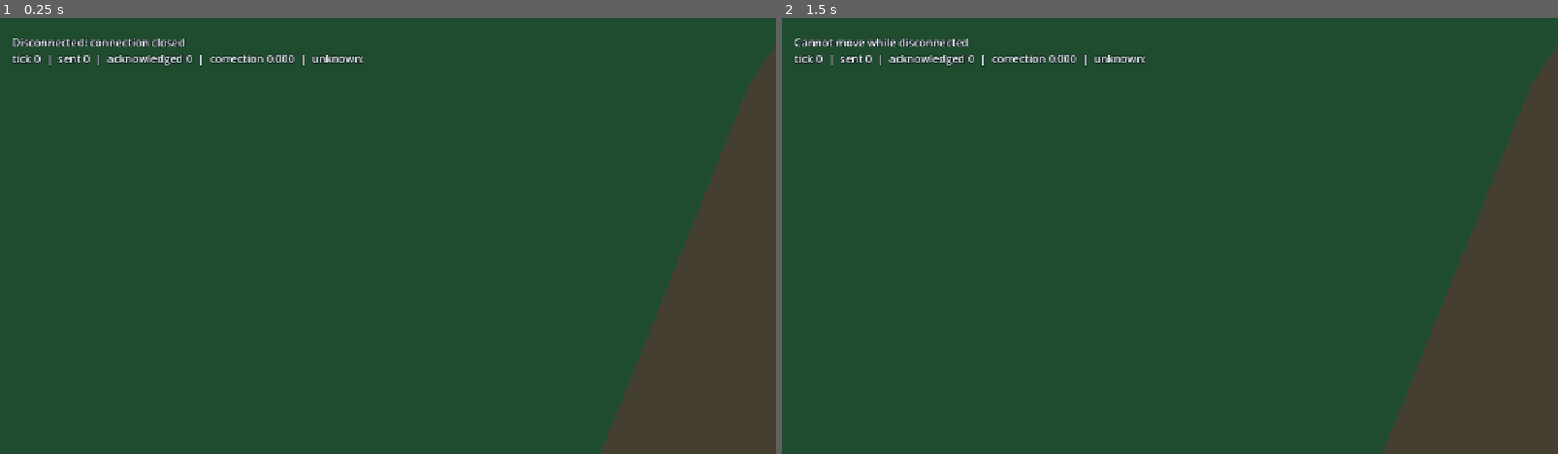
Above: before the commit, frames 1-2 (left to right).
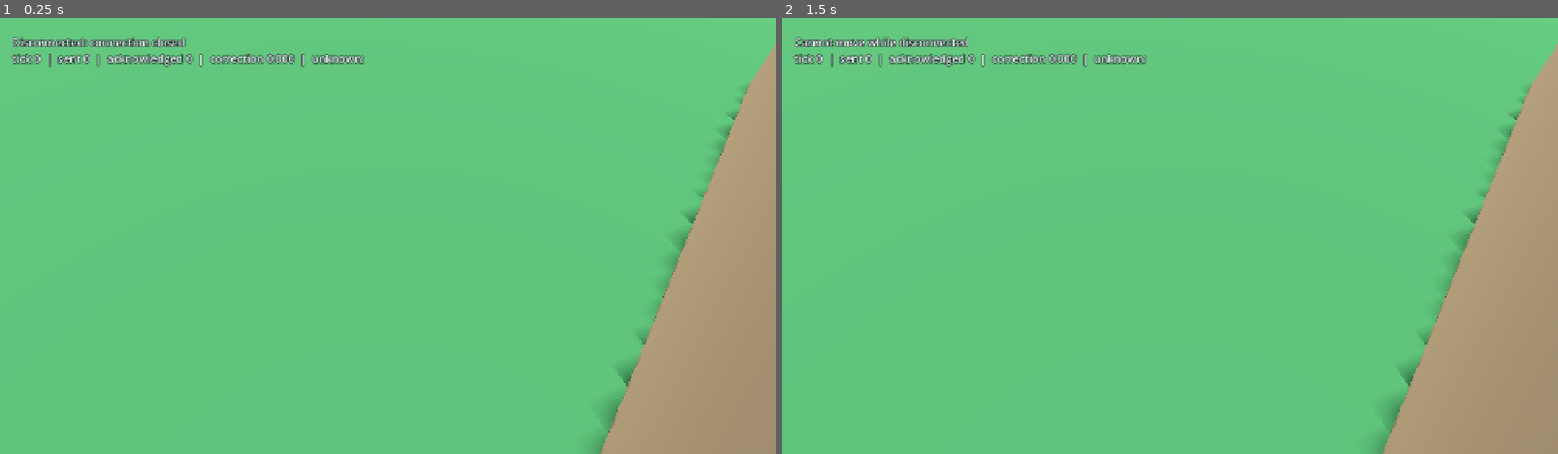
Above: after the commit, the same moments.

Repository: mywyau/arcana
Game: Godot game, scene res://scenes/main.tscn
Same seed, same stepped clock (60 frames per second), same inputs: the game is played once before the commit and once after it.
Inputs (mouse positions are in pixels of both pictures, inside the frame that each line leads up to):
- Up to frame 1 (0.25 s): no input
- Up to frame 2 (1.5 s): tap Enter at 0.5 s; move the mouse to (1340, 214) at 0.52 s; click (1340, 214) at 0.67 s; tap Space at 1.25 s; move the mouse to (1014, 257) at 1.27 s; click (1014, 257) at 1.42 s

The runs differ from the first frame. In frame 1, 99% of the frame differs, in the area x 0-100%, y 0-100%; in frame 2, 99%.

Commit message:
movement second slice

Diff:
--- a/client/scenes/main.tscn
+++ b/client/scenes/main.tscn
@@ -1,8 +1,9 @@
-[gd_scene load_steps=21 format=3]
+[gd_scene load_steps=22 format=3]
 
 [ext_resource type="Script" path="res://scripts/main.gd" id="1_main"]
 [ext_resource type="Script" path="res://scripts/network_client.gd" id="2_network"]
 [ext_resource type="Script" path="res://scripts/guided_camera.gd" id="3_camera"]
+[ext_resource type="Script" path="res://scripts/floor_visibility.gd" id="4_floor_visibility"]
 
 [sub_resource type="StandardMaterial3D" id="GroundMaterial"]
 albedo_color = Color(0.24, 0.48, 0.29, 1)
@@ -91,18 +92,25 @@
 mesh = SubResource("GroundMesh")
 
 [node name="GroundBody" type="StaticBody3D" parent="."]
+collision_layer = 1
+metadata/navigation_layer_id = "ground"
 
 [node name="CollisionShape3D" type="CollisionShape3D" parent="GroundBody"]
 position = Vector3(0, -0.1, 0)
 shape = SubResource("GroundShape")
 
-[node name="UpperFloor" type="MeshInstance3D" parent="."]
+[node name="UpperLevel" type="Node3D" parent="."]
+script = ExtResource("4_floor_visibility")
+
+[node name="UpperFloor" type="MeshInstance3D" parent="UpperLevel"]
 position = Vector3(-2, 2.9, 0)
 mesh = SubResource("UpperMesh")
 
-[node name="UpperFloorBody" type="StaticBody3D" parent="."]
+[node name="UpperFloorBody" type="StaticBody3D" parent="UpperLevel"]
+collision_layer = 2
+metadata/navigation_layer_id = "upper"
 
-[node name="CollisionShape3D" type="CollisionShape3D" parent="UpperFloorBody"]
+[node name="CollisionShape3D" type="CollisionShape3D" parent="UpperLevel/UpperFloorBody"]
 position = Vector3(-2, 2.9, 0)
 shape = SubResource("UpperShape")
 
@@ -114,6 +122,9 @@
 [node name="RampBody" type="StaticBody3D" parent="."]
 position = Vector3(3, 1.5, 0)
 rotation_degrees = Vector3(0, 0, -56.31)
+collision_layer = 4
+metadata/navigation_connector_id = "ground_upper_ramp"
+metadata/navigation_layers = PackedStringArray("ground", "upper")
 
 [node name="CollisionShape3D" type="CollisionShape3D" parent="RampBody"]
 shape = SubResource("RampShape")
@@ -123,18 +134,22 @@
 mesh = SubResource("GroundObstacleMesh")
 
 [node name="GroundObstacleBody" type="StaticBody3D" parent="."]
+collision_layer = 1
+metadata/navigation_layer_id = "ground"
 
 [node name="CollisionShape3D" type="CollisionShape3D" parent="GroundObstacleBody"]
 position = Vector3(1, 1, 0)
 shape = SubResource("GroundObstacleShape")
 
-[node name="UpperObstacle" type="MeshInstance3D" parent="."]
+[node name="UpperObstacle" type="MeshInstance3D" parent="UpperLevel"]
 position = Vector3(-2.5, 4, 0.5)
 mesh = SubResource("UpperObstacleMesh")
 
-[node name="UpperObstacleBody" type="StaticBody3D" parent="."]
+[node name="UpperObstacleBody" type="StaticBody3D" parent="UpperLevel"]
+collision_layer = 2
+metadata/navigation_layer_id = "upper"
 
-[node name="CollisionShape3D" type="CollisionShape3D" parent="UpperObstacleBody"]
+[node name="CollisionShape3D" type="CollisionShape3D" parent="UpperLevel/UpperObstacleBody"]
 position = Vector3(-2.5, 4, 0.5)
 shape = SubResource("UpperObstacleShape")
 
--- /dev/null
+++ b/client/scripts/floor_visibility.gd
@@ -0,0 +1,60 @@
+class_name FloorVisibility
+extends Node3D
+
+@export var layer_id: String = "upper"
+@export_range(0.0, 1.0, 0.05) var faded_alpha: float = 0.2
+@export_range(0.0, 1.0, 0.05) var connector_alpha: float = 0.55
+@export var fade_speed: float = 3.0
+
+var _materials: Array[StandardMaterial3D] = []
+var _meshes: Array[MeshInstance3D] = []
+var _current_alpha: float = 1.0
+var _target_alpha: float = 1.0
+
+
+func _ready() -> void:
+	_collect_materials(self)
+
+
+func _process(delta: float) -> void:
+	if is_equal_approx(_current_alpha, _target_alpha):
+		return
+	_current_alpha = move_toward(_current_alpha, _target_alpha, fade_speed * delta)
+	_apply_alpha()
+
+
+func set_navigation_location(kind: String, id: String) -> void:
+	if kind == "connector":
+		_target_alpha = connector_alpha
+	elif kind == "layer" and id != layer_id:
+		_target_alpha = faded_alpha
+	else:
+		_target_alpha = 1.0
+
+
+func _collect_materials(node: Node) -> void:
+	for child: Node in node.get_children():
+		if child is MeshInstance3D:
+			var mesh_instance := child as MeshInstance3D
+			var source := mesh_instance.get_active_material(0) as StandardMaterial3D
+			if source != null:
+				var material := source.duplicate() as StandardMaterial3D
+				material.transparency = BaseMaterial3D.TRANSPARENCY_ALPHA
+				mesh_instance.material_override = material
+				_materials.append(material)
+				_meshes.append(mesh_instance)
+		_collect_materials(child)
+
+
+func _apply_alpha() -> void:
+	for material: StandardMaterial3D in _materials:
+		var color: Color = material.albedo_color
+		color.a = _current_alpha
+		material.albedo_color = color
+	var cast_shadows: bool = _current_alpha > 0.95
+	for mesh_instance: MeshInstance3D in _meshes:
+		mesh_instance.cast_shadow = (
+			GeometryInstance3D.SHADOW_CASTING_SETTING_ON
+			if cast_shadows
+			else GeometryInstance3D.SHADOW_CASTING_SETTING_OFF
+		)
--- a/client/scripts/guided_camera.gd
+++ b/client/scripts/guided_camera.gd
@@ -27,6 +27,7 @@
 var _desired_distance: float
 var _current_distance: float
 var _collision_distance: float
+var _world_collision_mask: int = 7
 
 
 func _ready() -> void:
@@ -64,6 +65,7 @@
 func _physics_process(delta: float) -> void:
 	var desired_camera_position: Vector3 = pitch.to_global(Vector3(0.0, 0.0, _current_distance))
 	var query := PhysicsRayQueryParameters3D.create(global_position, desired_camera_position)
+	query.collision_mask = _world_collision_mask
 	var result: Dictionary = get_world_3d().direct_space_state.intersect_ray(query)
 	var available_distance: float = _current_distance
 	if not result.is_empty():
@@ -111,3 +113,7 @@
 	_target = target
 	if not is_instance_valid(target):
 		_has_follow_position = false
+
+
+func set_world_collision_mask(collision_mask: int) -> void:
+	_world_collision_mask = collision_mask
--- a/client/scripts/main.gd
+++ b/client/scripts/main.gd
@@ -2,6 +2,10 @@
 
 const PLAYER_SCENE: PackedScene = preload("res://scenes/player.tscn")
 const RAY_LENGTH: float = 1000.0
+const GROUND_COLLISION_MASK: int = 1
+const UPPER_COLLISION_MASK: int = 2
+const CONNECTOR_COLLISION_MASK: int = 4
+const ALL_WORLD_COLLISION_MASK: int = 7
 
 @onready var camera_rig: GuidedCamera = $CameraRig
 @onready var camera: Camera3D = $CameraRig/Yaw/Pitch/Camera3D
@@ -10,6 +14,7 @@
 @onready var status_label: Label = $UI/Margin/Status
 @onready var diagnostics_label: Label = $UI/DiagnosticsMargin/Diagnostics
 @onready var click_marker: MeshInstance3D = $ClickMarker
+@onready var upper_level: FloorVisibility = $UpperLevel
 
 var _local_player_id: String = ""
 var _local_navigation_kind: String = "unknown"
@@ -46,6 +51,7 @@
 	var ray_origin: Vector3 = camera.project_ray_origin(_pending_click)
 	var ray_end: Vector3 = ray_origin + camera.project_ray_normal(_pending_click) * RAY_LENGTH
 	var query := PhysicsRayQueryParameters3D.create(ray_origin, ray_end)
+	query.collision_mask = _active_collision_mask()
 	var result: Dictionary = get_world_3d().direct_space_state.intersect_ray(query)
 	if result.is_empty():
 		return
@@ -77,7 +83,20 @@
 		local_view.global_position + clearance,
 		destination + clearance,
 	)
+	query.collision_mask = _active_collision_mask()
 	return get_world_3d().direct_space_state.intersect_ray(query).is_empty()
+
+
+func _active_collision_mask() -> int:
+	if _local_navigation_kind == "layer":
+		match _local_navigation_id:
+			"ground":
+				return GROUND_COLLISION_MASK | CONNECTOR_COLLISION_MASK
+			"upper":
+				return UPPER_COLLISION_MASK | CONNECTOR_COLLISION_MASK
+	elif _local_navigation_kind == "connector":
+		return ALL_WORLD_COLLISION_MASK
+	return ALL_WORLD_COLLISION_MASK
 
 
 func _on_status_changed(status: String) -> void:
@@ -152,6 +171,8 @@
 				var navigation_location: Dictionary = navigation_data
 				_local_navigation_kind = str(navigation_location.get("kind", "unknown"))
 				_local_navigation_id = str(navigation_location.get("id", ""))
+			upper_level.set_navigation_location(_local_navigation_kind, _local_navigation_id)
+			camera_rig.set_world_collision_mask(_active_collision_mask())
 			diagnostics_label.text = "tick %d  |  sent %d  |  acknowledged %d  |  correction %.3f  |  %s:%s" % [
 				snapshot_tick,
 				_next_sequence - 1,
Not shown, added: client/scripts/floor_visibility.gd.uid
